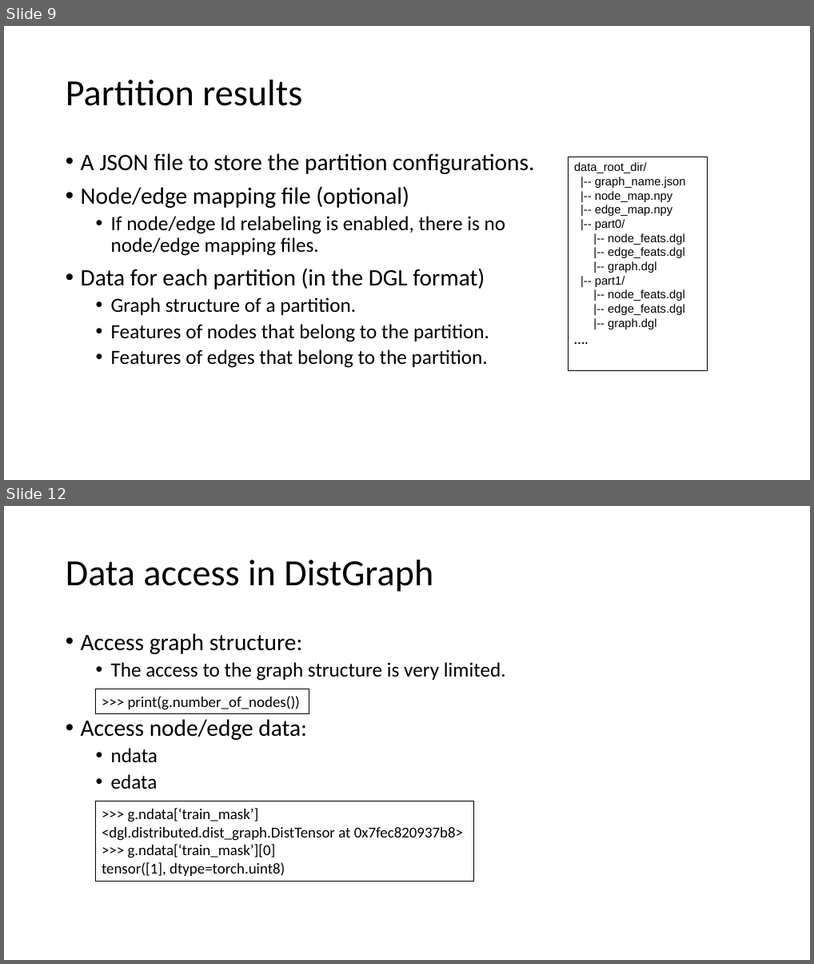
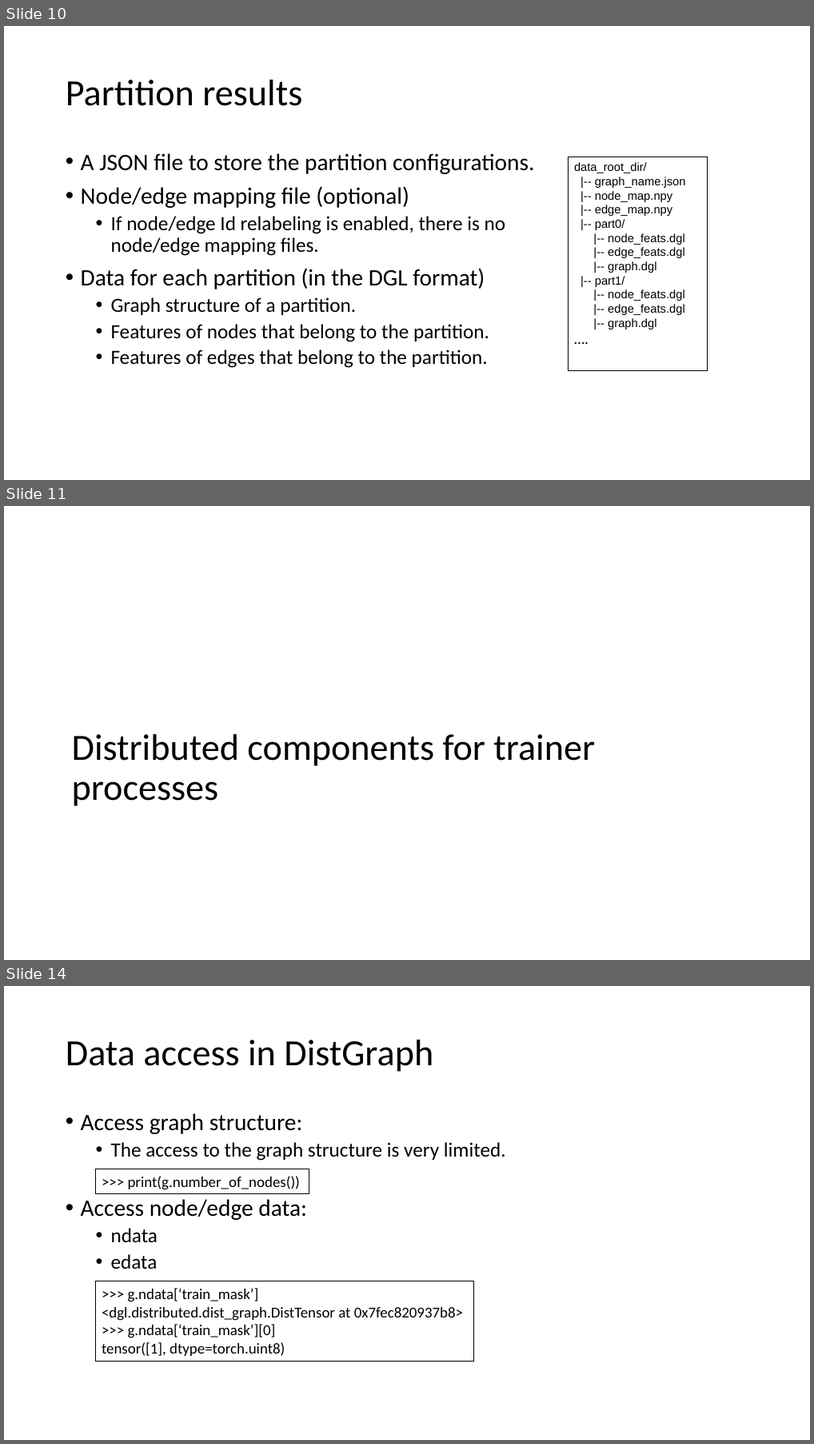
Before and after one commit to dglai/KDD20-Hands-on-Tutorial, a slide deck: 5-distributed/distributed training tutorial.pptx. Shown one above the other, each under a label of ours: slides 9 and 12 before the commit, slides 10, 11 and 14 after it; the slides between them are not shown. The pictures are 814x964 and 814x1444 pixels, drawn with LibreOffice and Linux fonts; fonts in the diff are those of the drawing. Boxes give left, top, right and bottom in pixels: in the first picture for what was removed or moved away, otherwise in the second. Text is boxed around its words. In the diff, an @@ line names an element or a change of style, - is before the commit and + after.

```diff
--- a/5-distributed/distributed training tutorial.pptx
+++ b/5-distributed/distributed training tutorial.pptx
@@ slide 11 added at <box>4,506,810,960</box>, background #FFFFFF @@
@@ title added at <box>72,734,595,806</box>, 44 pt, text #000000 @@
+Distributed components for trainer processes
@@ what was slide 9 is now slide 10 @@
@@ what was slide 12 is now slide 14 @@
```
Also in this commit, not shown: 11 slides changed, 4 other slides added, 1 slide removed.
